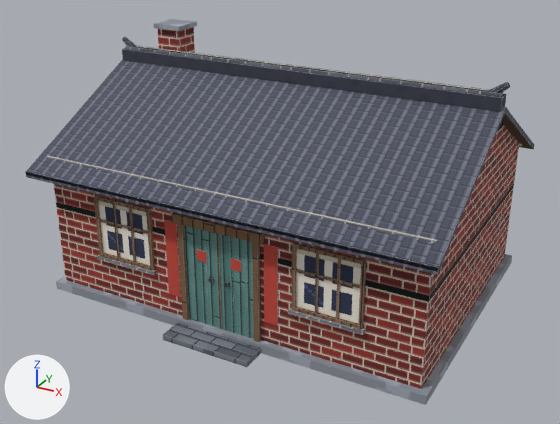
The glTF model godot/assets/blender/cn_brick_house_0.glb as it was, and as the next commit left it.
The view is the same before and after, from a 50 mm lens placed at (7.59, -14.35, 8.75), pointed at (0.0, -0.56, 1.85). The lights are fixed; the arrows at lower left show +X, +Y and +Z. The older version comes first. Vertices at exactly the same position are counted once.

The first picture shows 'cn_brick_house_1'.
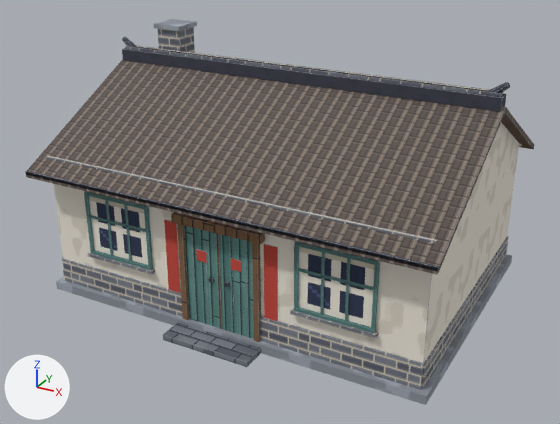
Where the change shows, as pixel boxes [x1, y1, x2, y2] in the pictures (560 x 424 px; the box of a moved part takes in the faces that stretch with it):
part 1 of me_cn_brick_house_1, moved or reshaped: before [296, 269, 360, 288]; after [298, 268, 373, 290]
part 2 of me_cn_brick_house_1, moved or reshaped: before [336, 259, 341, 319]; after [345, 258, 351, 321]
part 3 of me_cn_brick_house_1, moved or reshaped: before [315, 253, 319, 313]; after [320, 252, 325, 315]
part 4 of me_cn_brick_house_1, added (cyan): after [294, 241, 380, 333]
part 5 of me_cn_brick_house_1, moved or reshaped: before [99, 219, 148, 234]; after [90, 215, 146, 232]
part 6 of me_cn_brick_house_1, moved or reshaped: before [129, 208, 136, 262]; after [124, 205, 132, 261]
part 7 of me_cn_brick_house_1, moved or reshaped: before [112, 204, 120, 258]; after [105, 200, 113, 256]
part 8 of me_cn_brick_house_1, added (cyan): after [84, 191, 153, 270]
part 9 of me_cn_brick_house_1, rebuilt (17% wider, 8% taller): before [296, 249, 361, 323]; after [298, 247, 374, 327]
part 10 of me_cn_brick_house_1, rebuilt (13% wider, 8% taller): before [98, 201, 150, 265]; after [89, 196, 148, 265]
part 11 of me_cn_brick_house_1, moved or reshaped: before [94, 141, 519, 389]; after [62, 141, 519, 390]
part 12 of me_cn_brick_house_1, recoloured: [158, 27, 195, 53] in both
part 13 of me_cn_brick_house_1, recoloured: before [54, 122, 517, 389]; after [54, 122, 517, 363]
part 14 of me_cn_brick_house_1, recoloured: [27, 59, 528, 274] in both

The change, as a diff of the scene's bpy script:
```diff
--- a/godot/assets/blender/cn_brick_house_0.glb.py
+++ b/godot/assets/blender/cn_brick_house_0.glb.py
@@ mat_pw_tile_cn_brown @@
+mat_pw_tile_cn_brown = principled_material('pw_tile_cn_brown')
+mat_pw_tile_cn_brown.texture = img_pw_tile_cn_brown
+mat_pw_tile_cn_brown.roughness = 0.9
@@ mat_pw_whitewash @@
+mat_pw_whitewash = principled_material('pw_whitewash')
+mat_pw_whitewash.texture = img_pw_whitewash
+mat_pw_whitewash.roughness = 0.9
@@ me_cn_brick_house_1 @@
-me_cn_brick_house_1.from_pydata(...)  # 1260 vertices, 2022 faces; spans x -4.53..4.53, y -3.7..3.5, z 0.0..5.53
+me_cn_brick_house_1.from_pydata(...)  # 1324 vertices, 2162 faces; spans x -4.53..4.53, y -3.7..3.5, z 0.0..5.53
+# me_cn_brick_house_1 part 1: the loose piece of 20 vertices spanning x 1.7..3.0, y -3.05..-3.0, z 1.95..2.0 is scaled about its middle by (1.15, 1, 1), then moved by (0.15, 0.0, 0.03)
+# me_cn_brick_house_1 part 2: the loose piece of 20 vertices spanning x 2.54..2.59, y -3.05..-3.0, z 1.2..2.45 is scaled about its middle by (1, 1, 1.04), then moved by (0.18, 0.0, 0.03)
+# me_cn_brick_house_1 part 3: the loose piece of 20 vertices spanning x 2.11..2.16, y -3.05..-3.0, z 1.2..2.45 is scaled about its middle by (1, 1, 1.04), then moved by (0.12, 0.0, 0.03)
+# me_cn_brick_house_1 part 4: the loose piece of 64 vertices spanning x 1.62..3.07, y -3.07..-3.0, z 1.13..2.52 is copied, and the copy is scaled about its middle by (1.14, 1, 1.04), then moved by (0.15, 0.0, 0.02); it spans x 1.67..3.32, y -3.07..-3.0, z 1.13..2.57
+# me_cn_brick_house_1 part 5: the loose piece of 20 vertices spanning x -3.0..-1.7, y -3.05..-3.0, z 1.95..2.0 is scaled about its middle by (1.15, 1, 1), then moved by (-0.15, 0.0, 0.03)
+# me_cn_brick_house_1 part 6: the loose piece of 20 vertices spanning x -2.16..-2.11, y -3.05..-3.0, z 1.2..2.45 is scaled about its middle by (1, 1, 1.04), then moved by (-0.12, 0.0, 0.03)
+# me_cn_brick_house_1 part 7: the loose piece of 20 vertices spanning x -2.59..-2.54, y -3.05..-3.0, z 1.2..2.45 is scaled about its middle by (1, 1, 1.04), then moved by (-0.18, 0.0, 0.03)
+# me_cn_brick_house_1 part 8: the loose piece of 64 vertices spanning x -3.07..-1.62, y -3.07..-3.0, z 1.13..2.52 is copied, and the copy is scaled about its middle by (1.14, 1, 1.04), then moved by (-0.15, 0.0, 0.02); it spans x -3.32..-1.67, y -3.07..-3.0, z 1.13..2.57
+# me_cn_brick_house_1 part 9: the loose piece of 4 vertices spanning x 1.7..3.0, y -3.01, z 1.2..2.45 is rebuilt with 4 vertices and now spans x 1.75..3.25, y -3.01, z 1.2..2.5
+# me_cn_brick_house_1 part 10: the loose piece of 4 vertices spanning x -3.0..-1.7, y -3.01, z 1.2..2.45 is rebuilt with 4 vertices and now spans x -3.25..-1.75, y -3.01, z 1.2..2.5
+# me_cn_brick_house_1 part 11: 2 vertices moved within x -4.25..4.25, y -3.0..3.0, z 0.2; 166 vertices removed from x -3.12..3.12, y -3.12..-3.0, z 1.06..2.52; 102 vertices added at x -4.28..4.28, y -3.12..3.04, z 0.2..1.13
+# me_cn_brick_house_1 part 12: 10 faces spanning x -3.65..-3.05, y 0.2..0.8, z 3.0..5.43 switch from mat_pw_brick_red_cn (picture img_pw_brick_red_cn) to mat_pw_brick_grey (picture img_pw_brick_grey)
+# me_cn_brick_house_1 part 13: 10 faces spanning x -4.25..4.25, y -3.0..3.0, z 0.2..4.73 switch from mat_pw_brick_red_cn (picture img_pw_brick_red_cn) to mat_pw_whitewash (picture img_pw_whitewash)
+# me_cn_brick_house_1 part 14: 16 faces spanning x -4.5..4.5, y -3.5..3.5, z 2.83..4.73 switch from mat_pw_tile_cn (picture img_pw_tile_cn) to mat_pw_tile_cn_brown (picture img_pw_tile_cn_brown)
+# other edits to the shape of me_cn_brick_house_1 do not show in these pictures
 me_cn_brick_house_1.materials.append(mat_pw_cement)
@@ me_cn_brick_house_1 @@
 me_cn_brick_house_1.materials.append(mat_pw_glass)
-me_cn_brick_house_1.materials.append(mat_pw_door_wood)  # picture img_pw_door_wood
 me_cn_brick_house_1.materials.append(mat_pw_roof_under)
 me_cn_brick_house_1.materials.append(mat_pw_roof_cap)
+me_cn_brick_house_1.materials.append(mat_pw_paint_teal)  # picture img_pw_paint_teal
```
